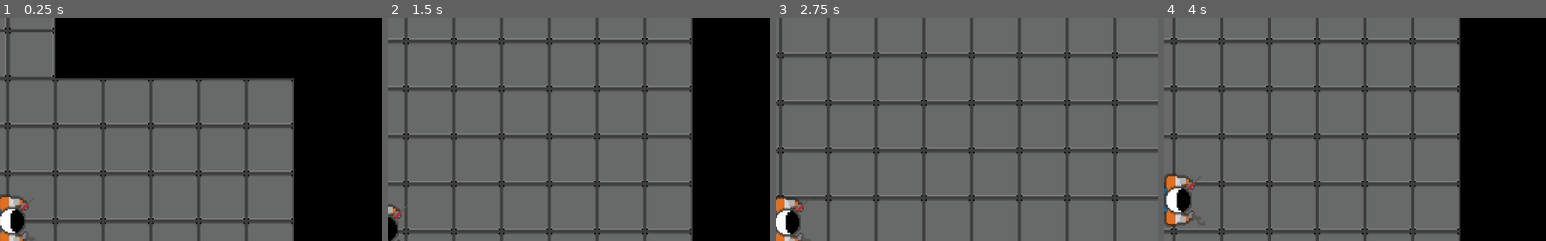
Above: before the commit, frames 1-4 (left to right).
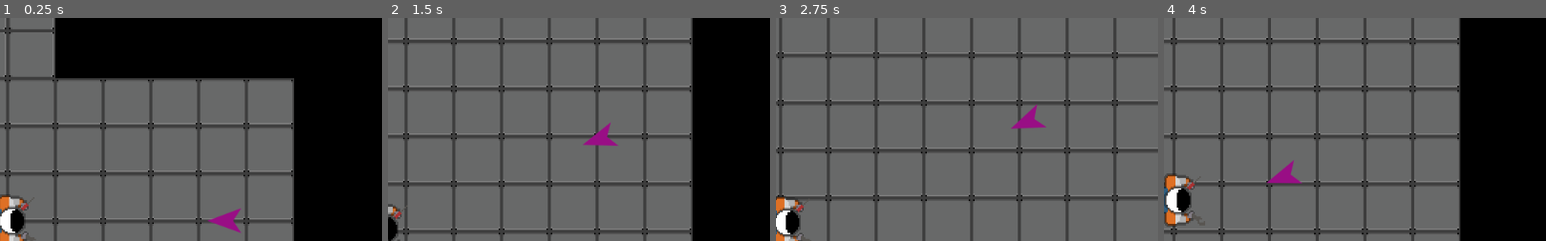
Above: after the commit, the same moments.

Repository: frankakn7/NothingIsPermanent
Game: Godot game, scene res://Main.tscn
Two runs of this game, one before a commit and one after it. Both use one fixed random seed, a clock stepped at 60 frames per second and the inputs below.
Inputs:
- Up to frame 1 (0.25 s): no input
- Up to frame 2 (1.5 s): hold D (move_right) 0.53-1.28 s; hold S (move_back) from 1.28 s (still down)
- Up to frame 3 (2.75 s): release S (move_back) at 2.03 s; hold D (move_right) from 2.03 s (still down)
- Up to frame 4 (4 s): release D (move_right) at 2.78 s; hold W (move_forward) 2.78-3.53 s; hold A (move_left) from 3.53 s (still down)
The pictures show only the part of the screen within x 49-99%, y 4-54%; the shares and areas given below are measured in that part.

The runs differ from the first frame. In frame 1, 0.4% of the frame differs, in the area x 54-63%, y 85-97%; in frame 2, 0.4%; in frame 3, 0.4%; in frame 4, 0.4%.

Commit message:
Basic Enemy Steering Behavior

Diff:
--- /dev/null
+++ b/Game_Files/Enemy.gd
@@ -0,0 +1,34 @@
+extends KinematicBody2D
+
+export var max_velocity = 50
+export var max_force = 0.5
+export var max_speed = 200
+export var mass = 1
+export var collision_avoidance = 1
+onready var player = get_node("../Player")
+var velocity = Vector2(0, 0)
+var desired_velocity = Vector2(0, 0)
+var steering = Vector2(0, 0)
+var destination = Vector2(0, 0)
+
+func _ready():
+	pass
+
+func set_destination(pos):
+	destination = pos
+
+func _process(delta):
+	set_destination(player.position)
+	var ahead = position + velocity.normalized() * collision_avoidance
+
+	desired_velocity = (destination - position).normalized() * max_velocity
+	steering = desired_velocity - velocity
+
+	steering = steering.clamped(max_force)
+	steering = steering / mass
+
+	velocity = (velocity + steering).clamped(max_speed)
+	position = position + velocity * delta
+
+	# Make the enemy look in the direction it is moving
+	$Sprite.rotation = velocity.angle()
--- /dev/null
+++ b/Game_Files/Enemy.tscn
@@ -0,0 +1,17 @@
+[gd_scene load_steps=4 format=2]
+
+[ext_resource path="res://assets/basic_enemy_sprite.png" type="Texture" id=1]
+[ext_resource path="res://Enemy.gd" type="Script" id=2]
+
+[sub_resource type="CircleShape2D" id=1]
+radius = 25.0
+
+[node name="Enemy" type="KinematicBody2D"]
+script = ExtResource( 2 )
+
+[node name="CollisionShape2D" type="CollisionShape2D" parent="."]
+shape = SubResource( 1 )
+
+[node name="Sprite" type="Sprite" parent="."]
+scale = Vector2( 0.5, 0.5 )
+texture = ExtResource( 1 )
--- a/Game_Files/Main.tscn
+++ b/Game_Files/Main.tscn
@@ -1,6 +1,7 @@
-[gd_scene load_steps=3 format=2]
+[gd_scene load_steps=4 format=2]
 
 [ext_resource path="res://Player.tscn" type="PackedScene" id=1]
+[ext_resource path="res://Enemy.tscn" type="PackedScene" id=2]
 [ext_resource path="res://RoomManager.gd" type="Script" id=4]
 
 [node name="Node2D" type="Node2D"]
@@ -10,3 +11,10 @@
 [node name="RoomManager" type="Node2D" parent="."]
 position = Vector2( 128, 128 )
 script = ExtResource( 4 )
+
+[node name="Navigation2D" type="Navigation2D" parent="."]
+
+[node name="Enemy" parent="." instance=ExtResource( 2 )]
+position = Vector2( 293.471, 0 )
+
+[node name="Line2D" type="Line2D" parent="."]
--- a/Game_Files/Room.gd
+++ b/Game_Files/Room.gd
@@ -33,6 +33,7 @@
 	get_node("Area2D/CollisionShape2D").shape.extents = Vector2((max_width * tile_pixel_width) / 2, (max_height * tile_pixel_width) / 2)
 	get_node("Area2D").connect("body_entered", self, "body_entered")
 
+
 func _update_tilemap():
 	for y in range(max_height):
 		for x in range(max_width):
--- a/Game_Files/Room.tscn
+++ b/Game_Files/Room.tscn
@@ -23,6 +23,11 @@
 extents = Vector2( 10, 184 )
 
 [sub_resource type="RectangleShape2D" id=3]
+
+[sub_resource type="NavigationPolygon" id=4]
+vertices = PoolVector2Array( 2.27213, 4.60266, 766.274, 2.91179, 765.215, 382.2, 2.4012, 382.2 )
+polygons = [ PoolIntArray( 0, 1, 2, 3 ) ]
+outlines = [ PoolVector2Array( 2.4012, 382.2, 765.215, 382.2, 766.274, 2.91179, 2.27213, 4.60266 ) ]
 
 [node name="Room" type="Node2D"]
 script = ExtResource( 2 )
@@ -125,3 +130,6 @@
 
 [node name="CollisionShape2D" type="CollisionShape2D" parent="Area2D"]
 shape = SubResource( 3 )
+
+[node name="NavigationPolygonInstance" type="NavigationPolygonInstance" parent="."]
+navpoly = SubResource( 4 )
--- a/Game_Files/project.godot
+++ b/Game_Files/project.godot
@@ -10,7 +10,6 @@
 
 _global_script_classes=[  ]
 _global_script_class_icons={
-
 }
 
 [application]
Not shown: 1 places in Game_Files/Room.tscn that only renumber resources
Binary file added: Game_Files/assets/basic_enemy_sprite.png
Not shown, added: Game_Files/assets/basic_enemy_sprite.png.import
Not shown, removed: Game_Files/Player.tscn.tmp
